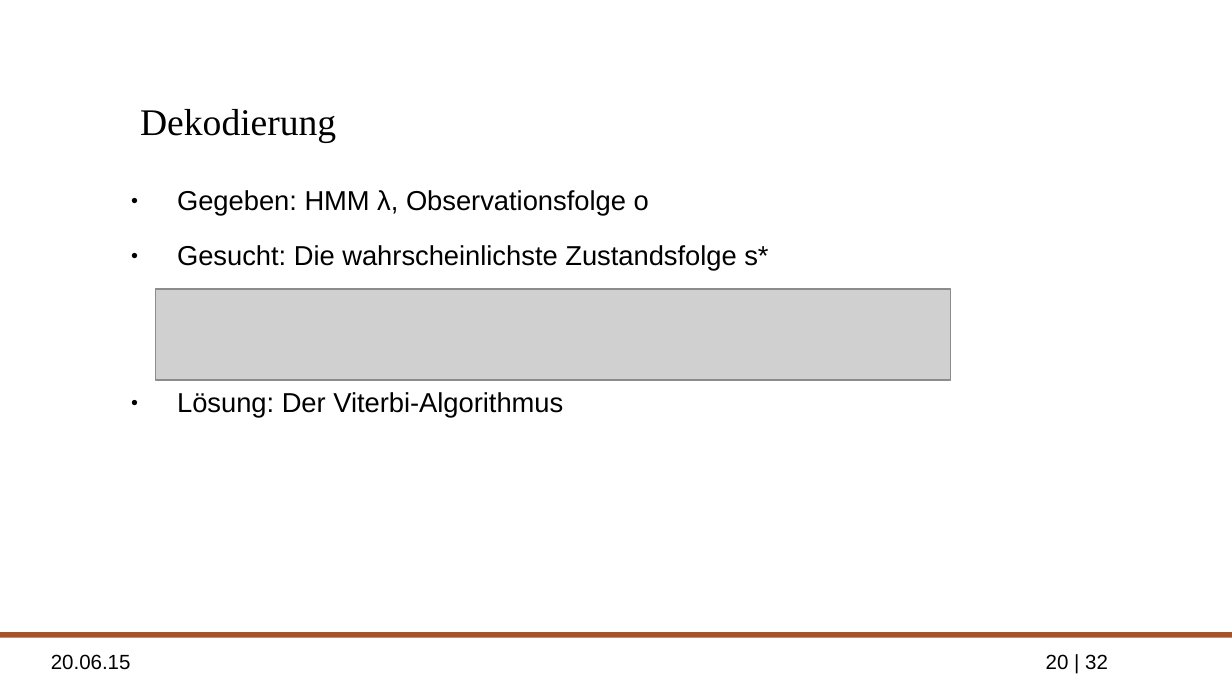
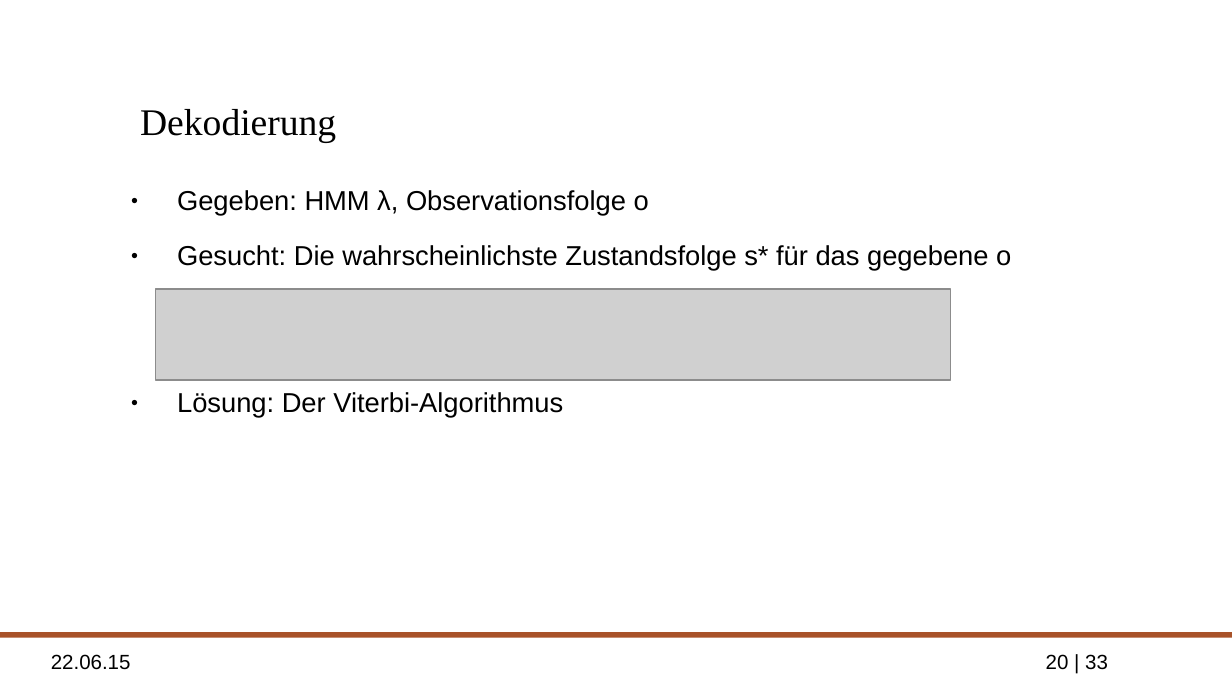
Before and after one commit to ppasler/Formale-Methoden-HMM, a slide deck: slide 20 of presentation/formale_methoden_hmm_pasler_presentation.odp. Drawn at 1232x693 pixels with LibreOffice and Linux fonts; fonts in the diff are those of the drawing; grey boxes stand for pictures; background and template pictures are left out. Boxes give left, top, right and bottom in pixels: in the first picture for what was removed or moved away, otherwise in the second. Text is boxed around its words. In the diff, an @@ line names an element or a change of style, - is before the commit and + after.

```diff
--- a/presentation/formale_methoden_hmm_pasler_presentation.odp
+++ b/presentation/formale_methoden_hmm_pasler_presentation.odp
@@ text at [177,245,1011,271]: text changed @@
-● Gesucht: Die wahrscheinlichste Zustandsfolge s*
+● Gesucht: Die wahrscheinlichste Zustandsfolge s* für das gegebene o
@@ text at [51,654,131,670]: text changed @@
-20.06.15
+22.06.15
@@ page number at [1046,654,1108,670]: text changed @@
-20 | 32
+20 | 33
```
Also in this commit, not shown: 30 other slides changed, 1 slide added, 1 other file.
